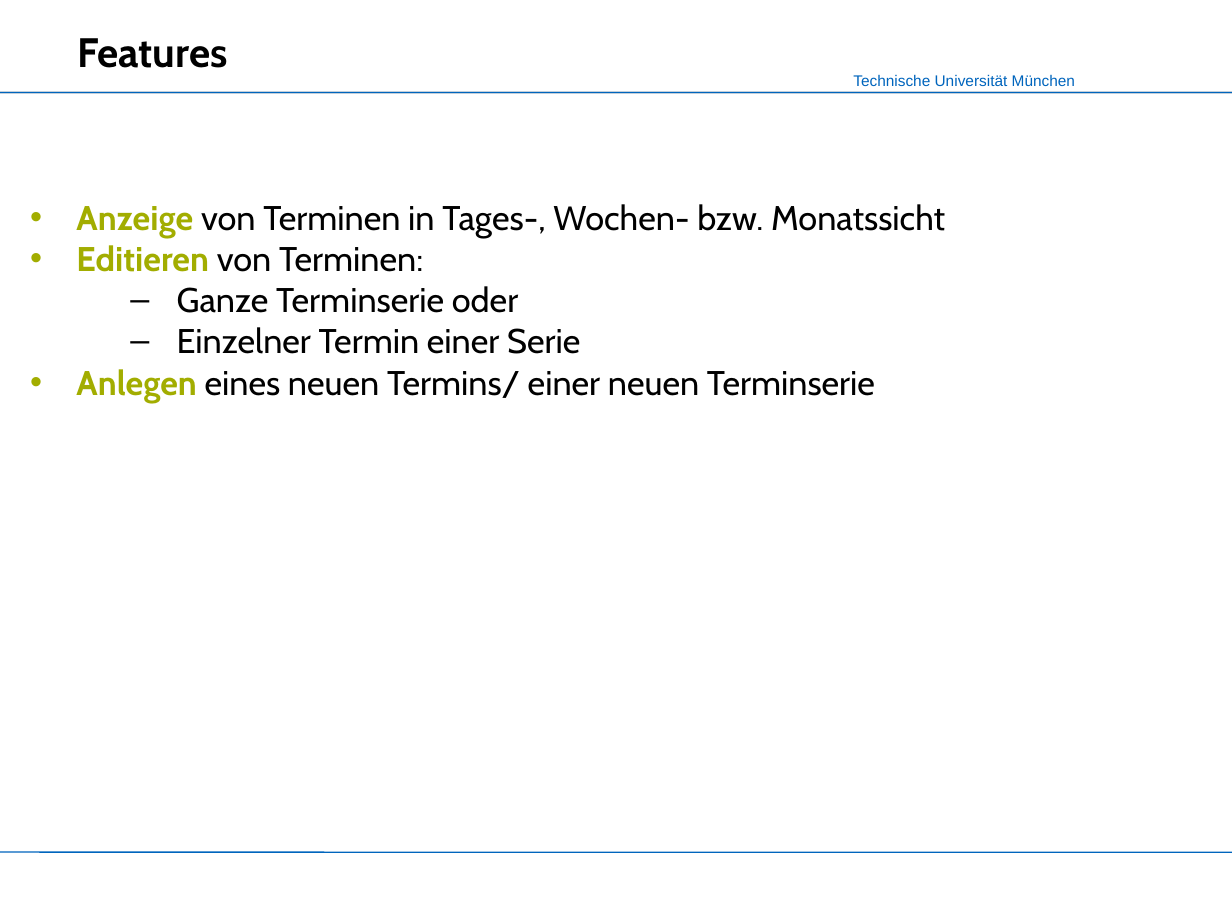
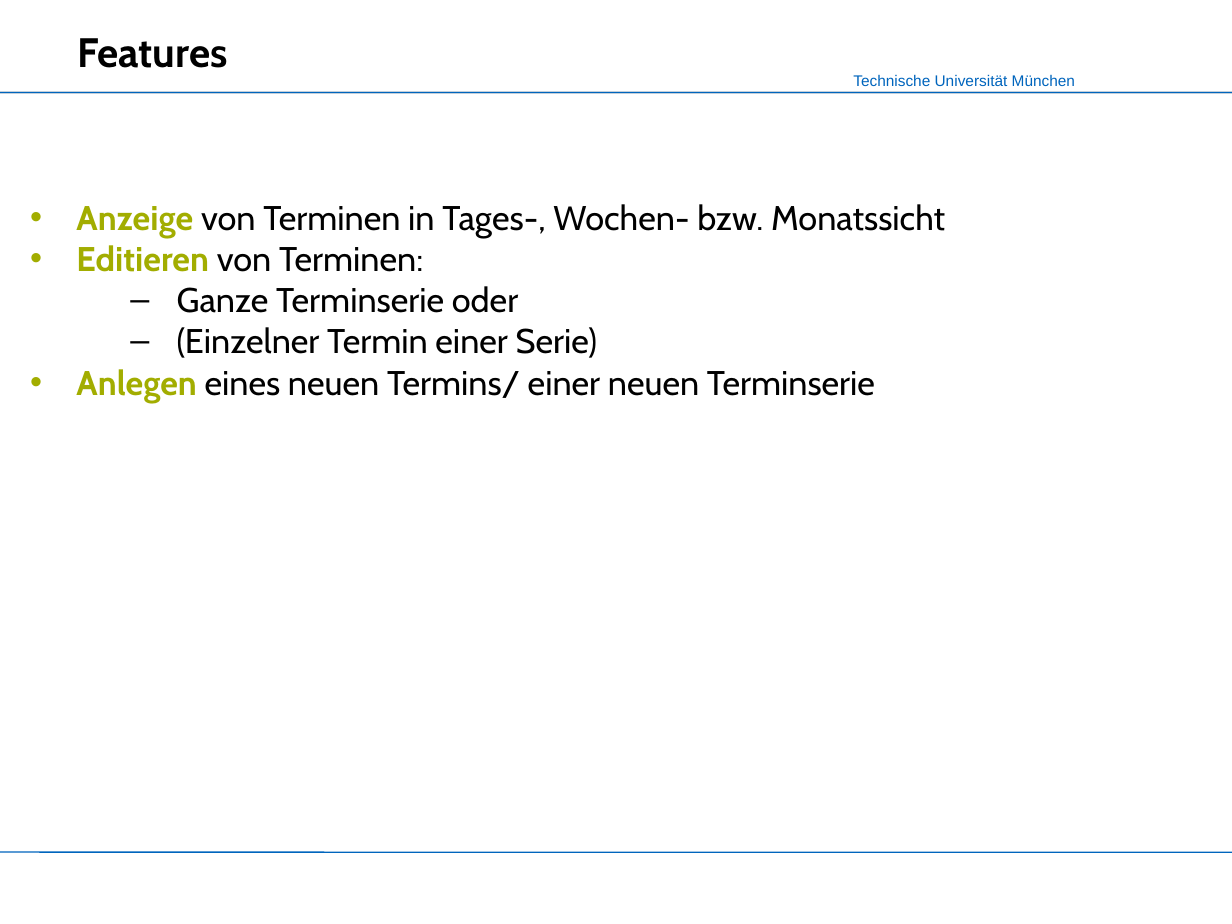
Before and after one commit to mokshasoul/XML-Praktikum, a slide deck: slide 3 of Slides/Slides_CalendarX-1.ppt. Drawn at 1232x924 pixels with LibreOffice and Linux fonts; fonts in the diff are those of the drawing; background and template pictures are left out. Boxes give left, top, right and bottom in pixels: in the first picture for what was removed or moved away, otherwise in the second. Text is boxed around its words. In the diff, an @@ line names an element or a change of style, - is before the commit and + after.

```diff
--- a/Slides/Slides_CalendarX-1.ppt
+++ b/Slides/Slides_CalendarX-1.ppt
@@ text at [177, 327, 597, 358]: text changed @@
-  – Einzelner Termin einer Serie
+  – (Einzelner Termin einer Serie)
```
Also in this commit, not shown: 11 other slides changed, 7 slides added, 5 slides removed.
